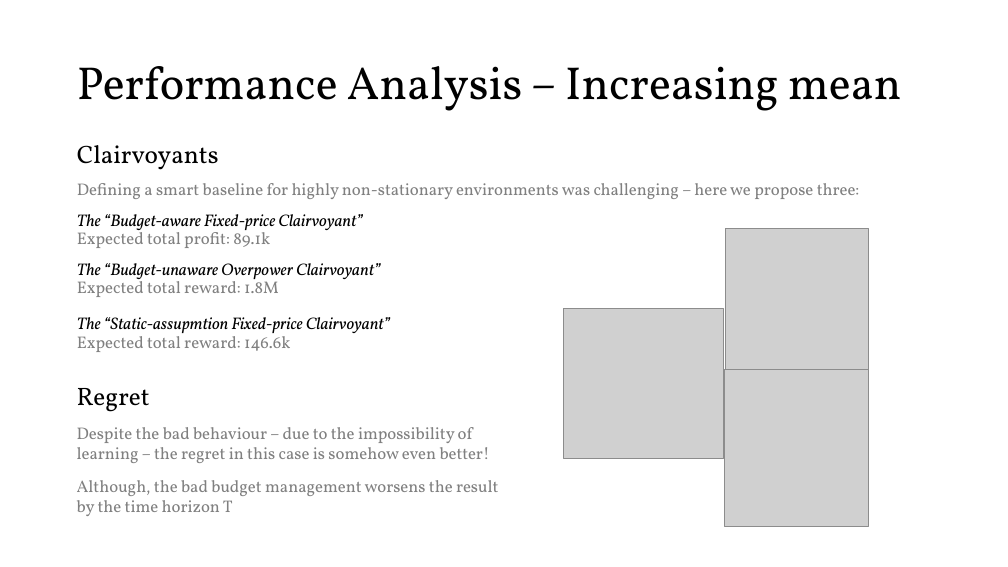
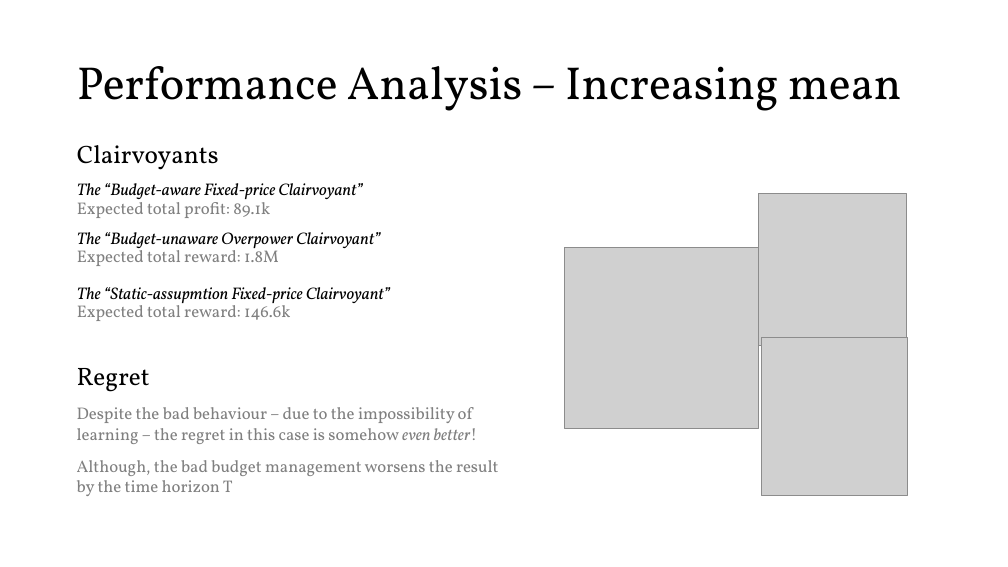
Before and after one commit to peetceenatoo/online-learning, a slide deck: slide 39 of Slides.pptx (slide 38 before the commit). Drawn at 1008x567 pixels with LibreOffice and Linux fonts; fonts in the diff are those of the drawing; grey boxes stand for pictures. Boxes give left, top, right and bottom in pixels: in the first picture for what was removed or moved away, otherwise in the second. Text is boxed around its words. In the diff, an @@ line names an element or a change of style, - is before the commit and + after.

```diff
--- a/Slides.pptx
+++ b/Slides.pptx
@@ text at <box>77,183,860,199</box>: paragraph removed @@
-Defining a smart baseline for highly non-stationary environments was challenging – here we propose three:
@@ picture added at <box>758,194,907,346</box> @@
@@ picture removed at <box>726,228,870,378</box> @@
@@ picture added at <box>565,247,758,429</box> @@
@@ picture removed at <box>564,309,724,458</box> @@
@@ text "Regret": place and size @@
-text "Regret" at <box>77,388,498,516</box>
+text "Regret" at <box>77,368,498,496</box>
@@ picture added at <box>761,337,907,495</box> @@
@@ picture removed at <box>725,370,869,526</box> @@
@@ text at <box>77,407,478,444</box>: italic on in "even better!" @@
```
Also in this commit, not shown: 13 other slides changed, 9 slides added, 1 other file.
